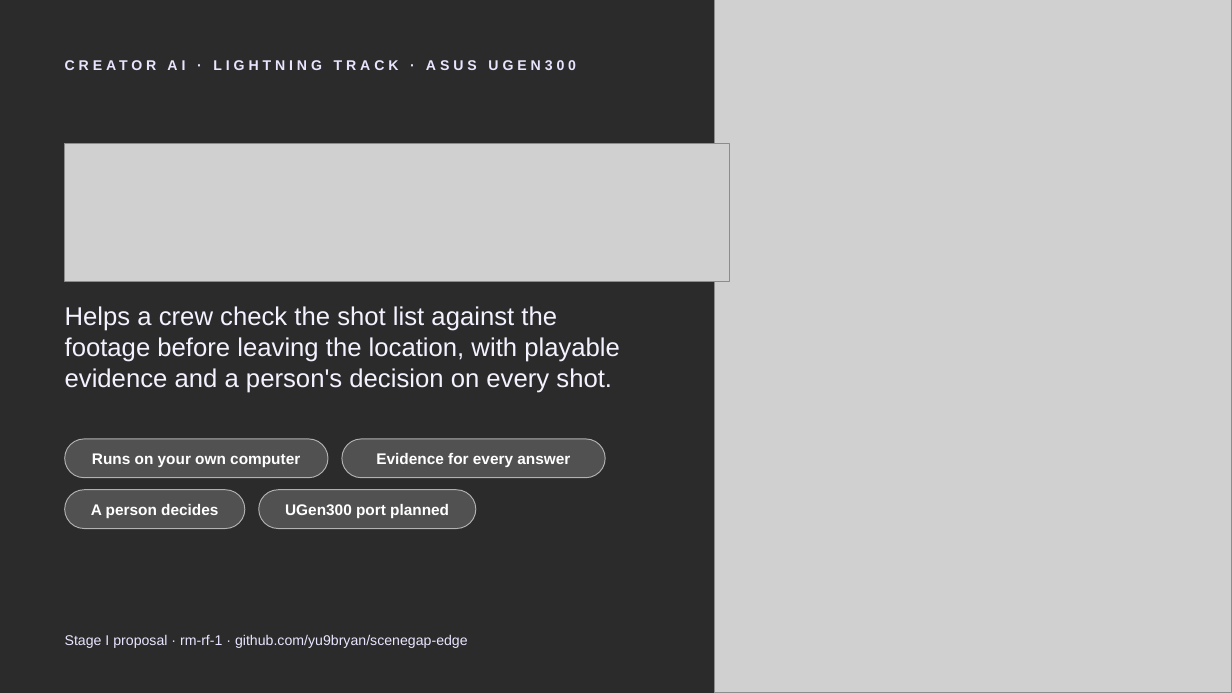
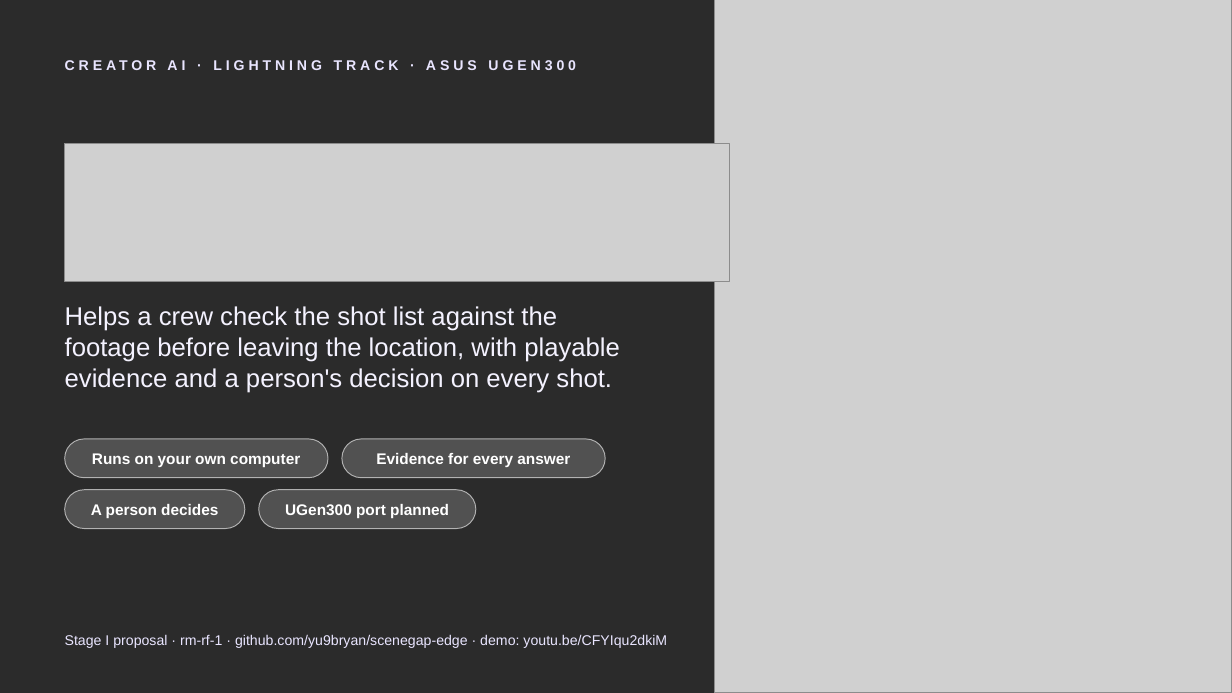
Before and after one commit to yu9bryan/scenegap-edge, a slide deck: slide 1 of docs/deck/SceneGapEdge_StageI_Proposal.pptx. Drawn at 1232x693 pixels with LibreOffice and Linux fonts; fonts in the diff are those of the drawing; grey boxes stand for pictures; background and template pictures are left out; a plain dark background stands for a picture behind light text. Boxes give left, top, right and bottom in pixels: in the first picture for what was removed or moved away, otherwise in the second. Text is boxed around its words. In the diff, an @@ line names an element or a change of style, - is before the commit and + after.

```diff
--- a/docs/deck/SceneGapEdge_StageI_Proposal.pptx
+++ b/docs/deck/SceneGapEdge_StageI_Proposal.pptx
@@ text at [65,634,667,648]: text changed @@
-Stage I proposal · rm-rf-1 · github.com/yu9bryan/scenegap-edge
+Stage I proposal · rm-rf-1 · github.com/yu9bryan/scenegap-edge · demo: youtu.be/CFYIqu2dkiM
```
Also in this commit, not shown: 2 other slides changed, 6 other files.
